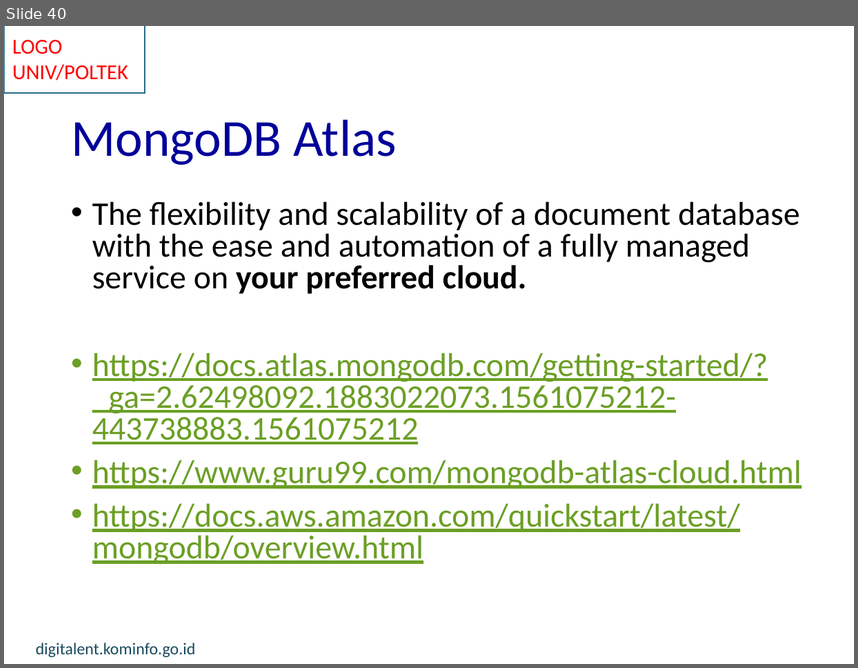
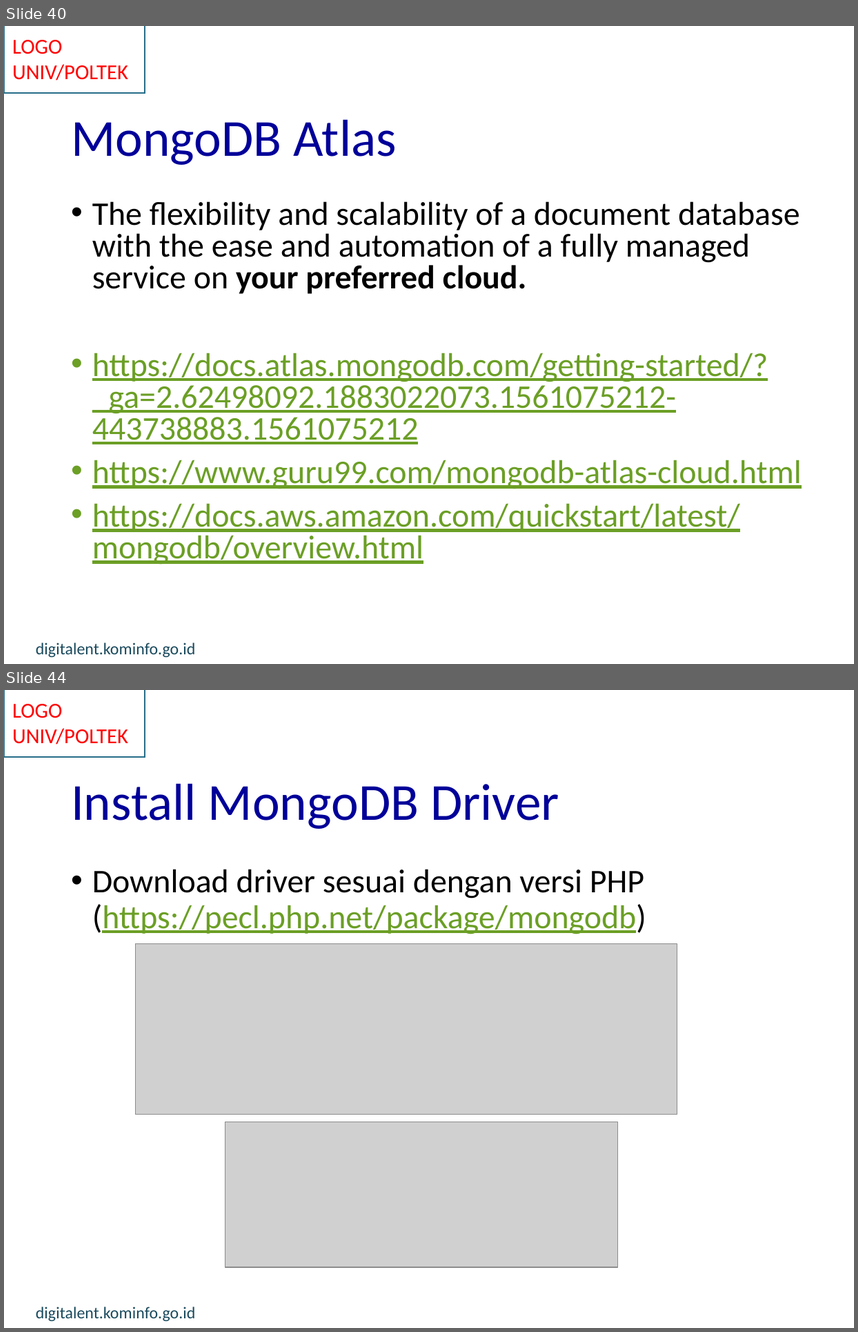
Before and after one commit to munif/iot-mongodb, a slide deck: IoT - 25 - Data Storage MongoDB rev 2.pptx. Shown one above the other, each under a label of ours: slide 40 before the commit, slides 40 and 44 after it; the slides between them are not shown. The pictures are 858x668 and 858x1332 pixels, drawn with LibreOffice and Linux fonts; fonts in the diff are those of the drawing; grey boxes stand for pictures; background and template pictures are left out. Boxes give left, top, right and bottom in pixels: in the first picture for what was removed or moved away, otherwise in the second. Text is boxed around its words. In the diff, an @@ line names an element or a change of style, - is before the commit and + after.

```diff
--- a/IoT - 25 - Data Storage MongoDB rev 2.pptx
+++ b/IoT - 25 - Data Storage MongoDB rev 2.pptx
@@ slide 44 added at (x1=4, y1=690, x2=854, y2=1328), background #FFFFFF; not listed: 3 template elements that a slide beside it also shows @@
@@ title added at (x1=71, y1=783, x2=559, y2=829), 44 pt, text #000099 @@
+Install MongoDB Driver
@@ text added at (x1=92, y1=869, x2=646, y2=934), 28 pt, text #000000 @@
+• Download driver sesuai dengan versi PHP (https://pecl.php.net/package/mongodb)
@@ picture added at (x1=136, y1=943, x2=677, y2=1114) @@
@@ picture added at (x1=225, y1=1122, x2=618, y2=1268) @@
```
Also in this commit, not shown: 7 other slides added, 2 other files.
